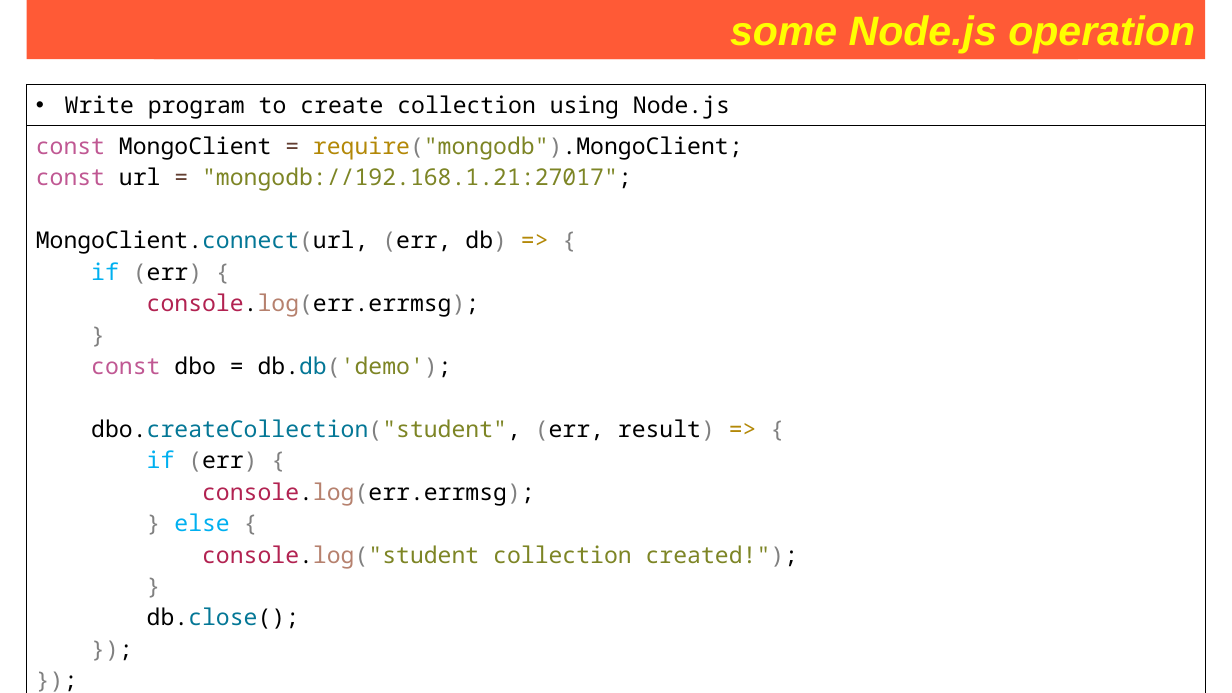
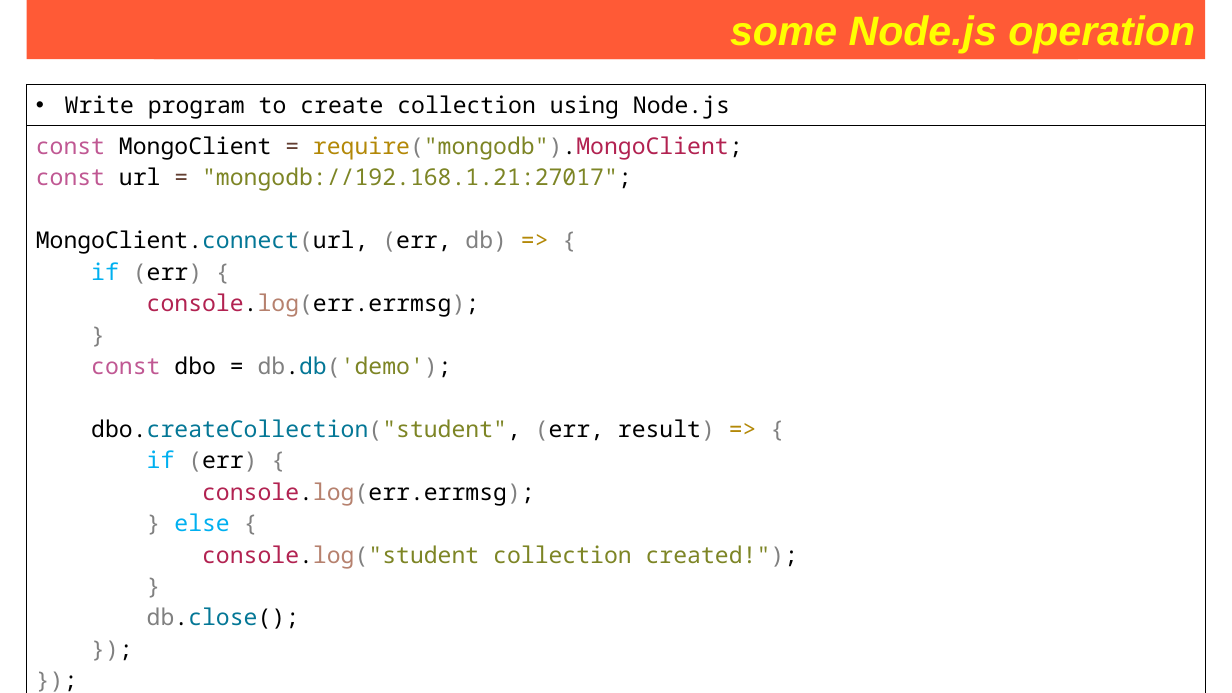
Before and after one commit to Saleel-Bagde/PPT-s, a slide deck: slide 248 of MongoDB PPT.pptx. Drawn at 1232x693 pixels with LibreOffice and Linux fonts; fonts in the diff are those of the drawing. Boxes give left, top, right and bottom in pixels: in the first picture for what was removed or moved away, otherwise in the second. Text is boxed around its words. In the diff, an @@ line names an element or a change of style, - is before the commit and + after.

```diff
--- a/MongoDB PPT.pptx
+++ b/MongoDB PPT.pptx
@@ table at <box>27,85,1206,633</box> @@
@@ text colour #000000 to #B22251 in "require("mongodb").MongoClient;" @@
@@ text colour #000000 to #808080 in "db)", "db.db('demo');", "db.close();" @@
```
Also in this commit, not shown: 2 other slides changed.
